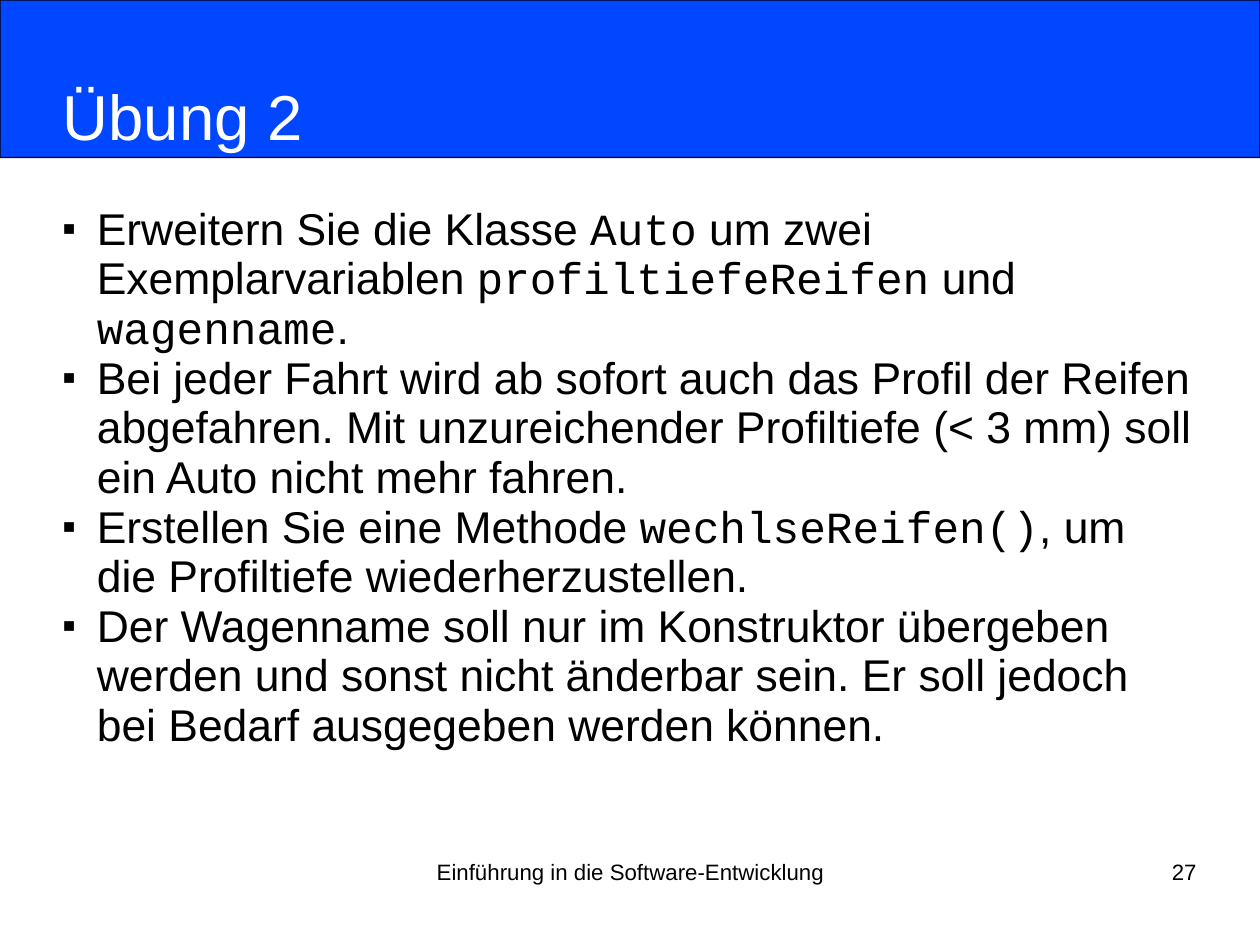
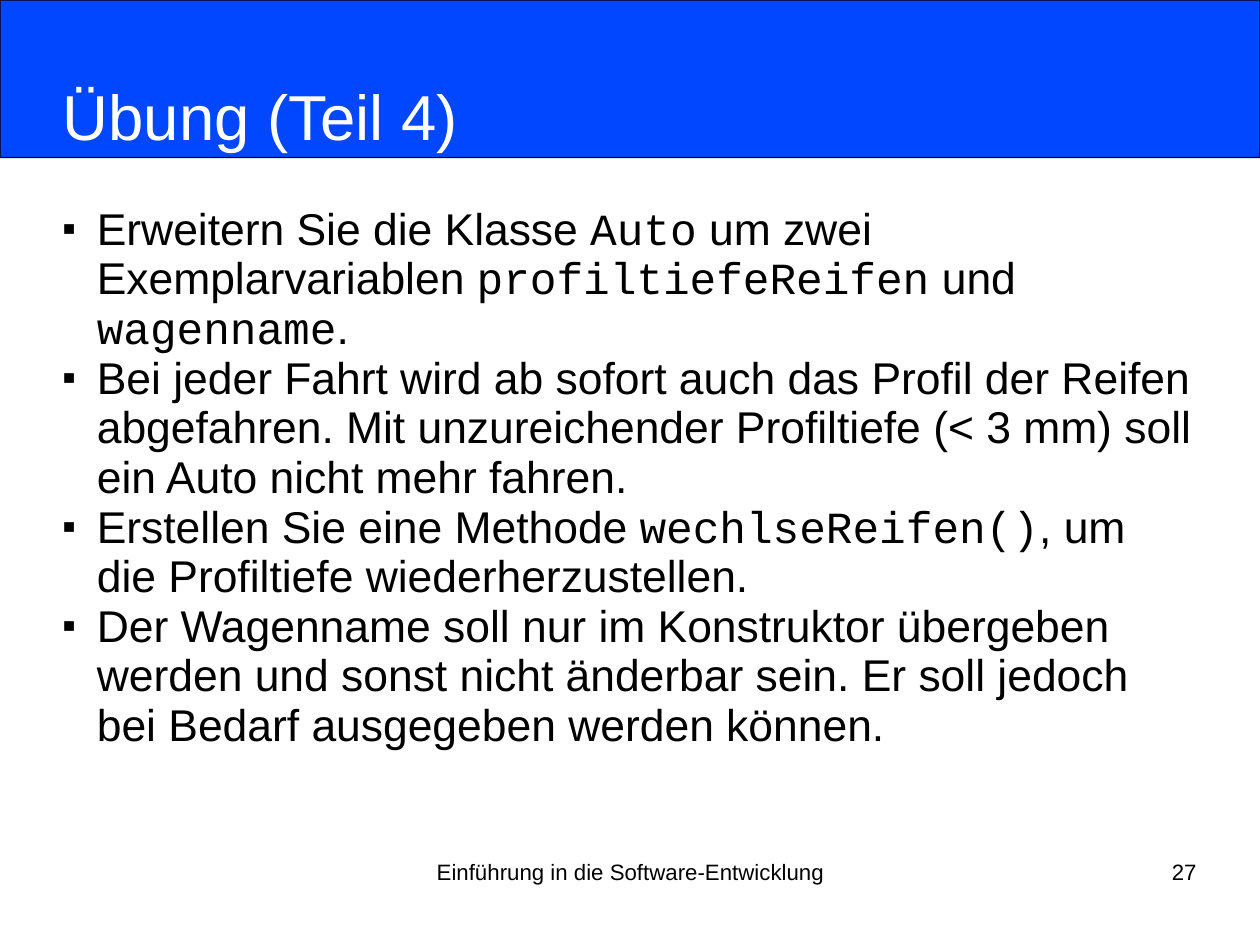
Before and after one commit to nordakademie-einfuehrung-java/vorlesungsskript, a slide deck: slide 27 of folien/Semester_03_Termin_07_Kapitel06.pptx. Drawn at 1260x945 pixels with LibreOffice and Linux fonts; fonts in the diff are those of the drawing. Boxes give left, top, right and bottom in pixels: in the first picture for what was removed or moved away, otherwise in the second. Text is boxed around its words. In the diff, an @@ line names an element or a change of style, - is before the commit and + after.

Commit message:
aufgabe in teil 1-6 zerlegt

```diff
--- a/folien/Semester_03_Termin_07_Kapitel06.pptx
+++ b/folien/Semester_03_Termin_07_Kapitel06.pptx
@@ title at [63,90,457,152]: text changed @@
-Übung 2
+Übung (Teil 4)
```
Also in this commit, not shown: 6 other slides changed.
